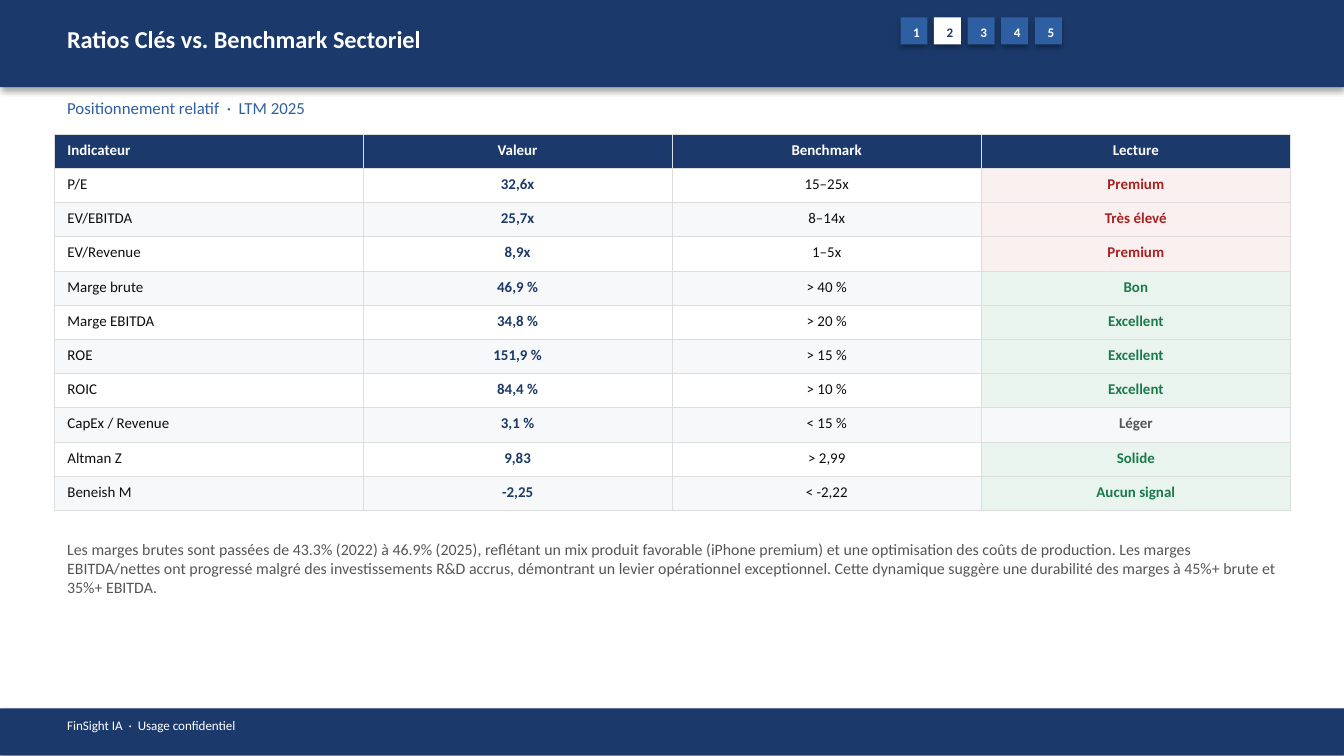
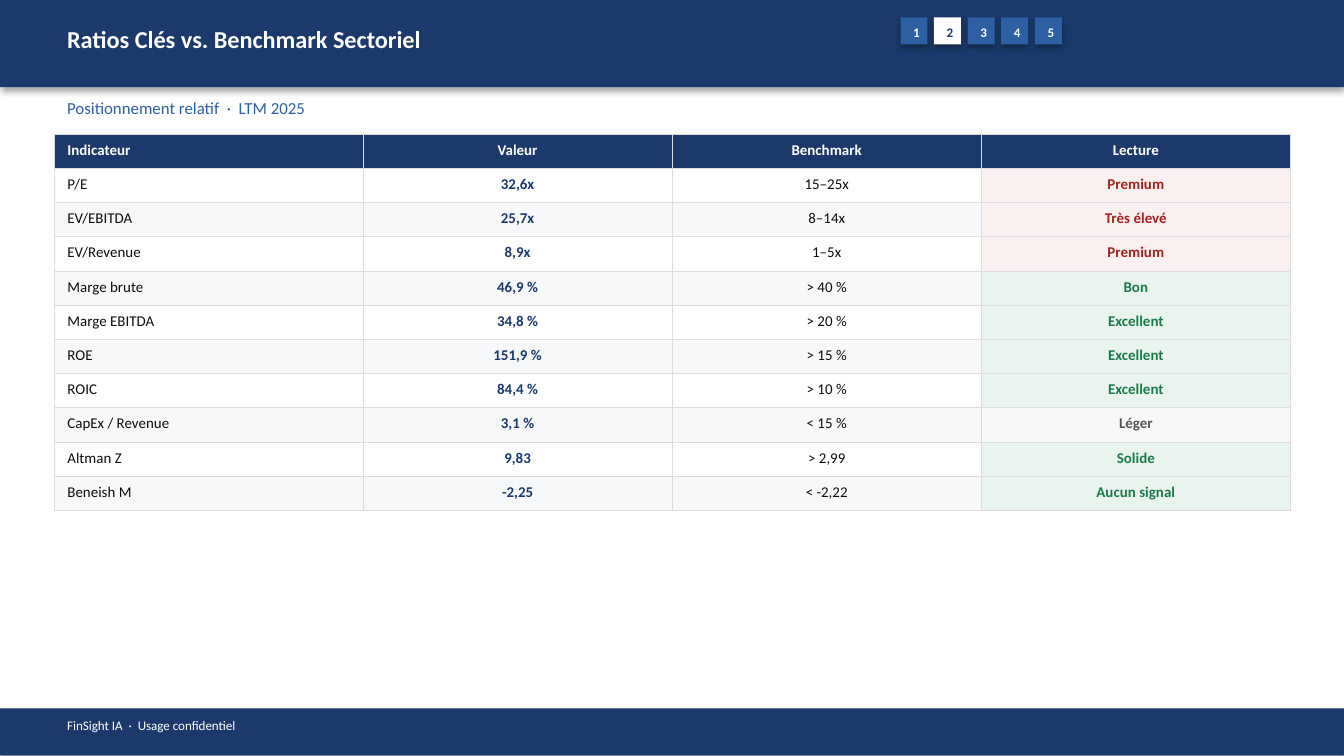
Before and after one commit to baptistejeh07-art/finsight-ia, a slide deck: slide 10 of preview/AAPL/AAPL_pitchbook.pptx. Drawn at 1344x756 pixels with LibreOffice and Linux fonts; fonts in the diff are those of the drawing. Boxes give left, top, right and bottom in pixels: in the first picture for what was removed or moved away, otherwise in the second. Text is boxed around its words. In the diff, an @@ line names an element or a change of style, - is before the commit and + after.

```diff
--- a/preview/AAPL/AAPL_pitchbook.pptx
+++ b/preview/AAPL/AAPL_pitchbook.pptx
@@ text removed at <box>67,543,1275,593</box> @@
-Les marges brutes sont passées de 43.3% (2022) à 46.9% (2025), reflétant un mix produit favorable (iPhone premium) et une optimisation des coûts de production. Les marges EBITDA/nettes ont progressé malgré des investissements R&D accrus, démontrant un levier opérationnel exceptionnel. Cette dynamique suggère une durabilité des marges à 45%+ brute et 35%+ EBITDA.
```
Also in this commit, not shown: 14 other slides changed, 4 other files.
